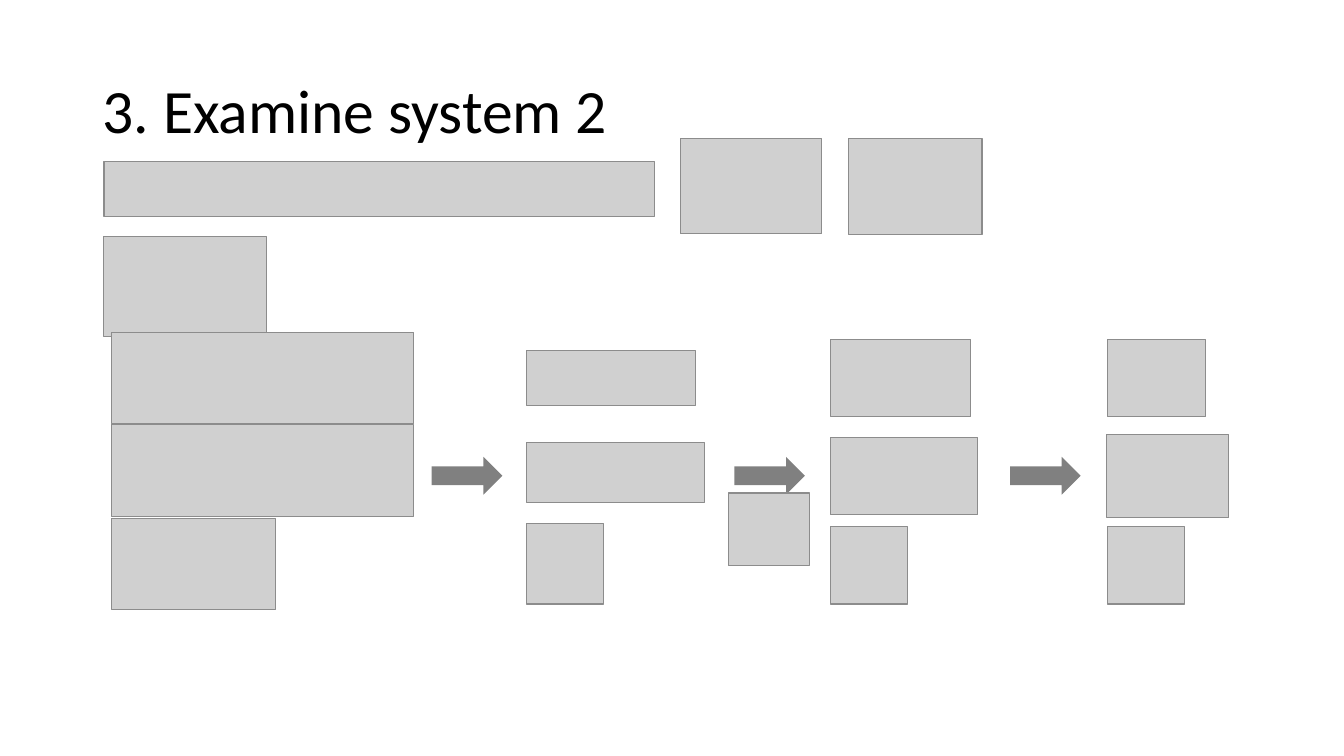
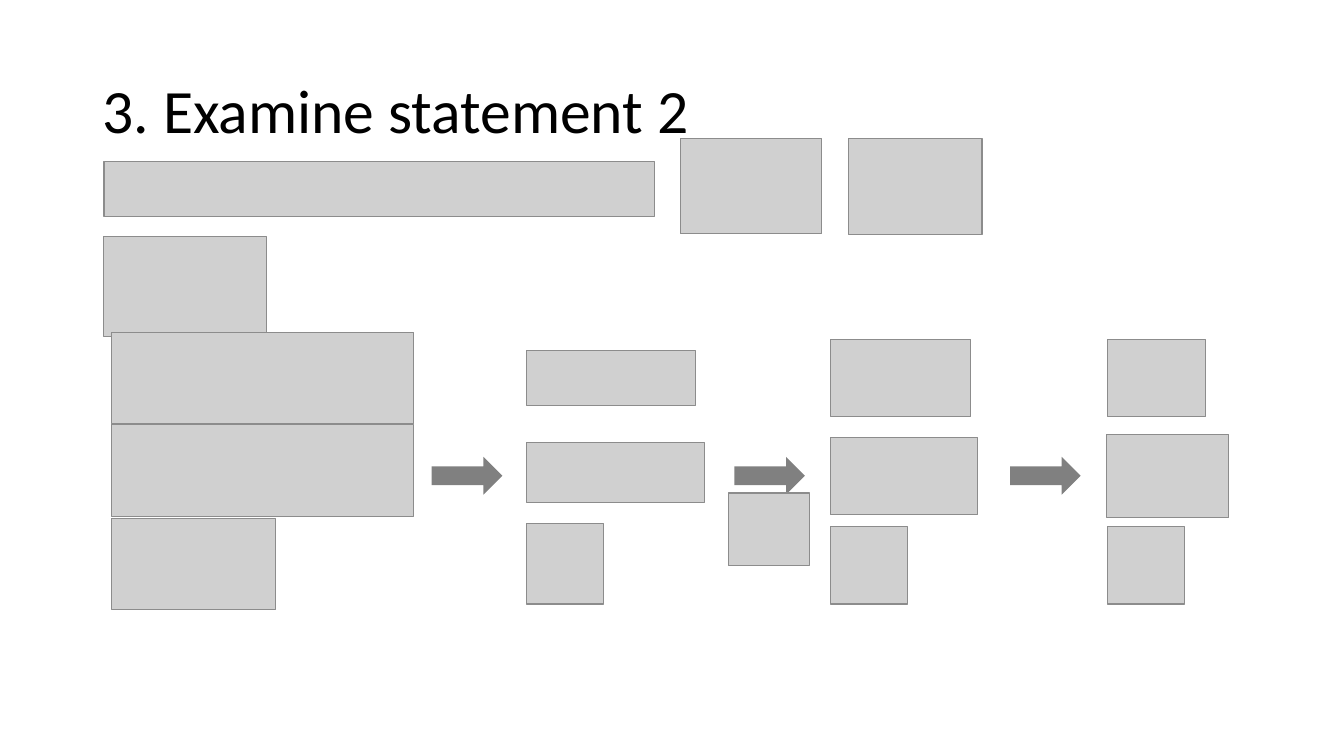
Before and after one commit to khanhnguyendata/duality, a slide deck: slide 22 of ppt/Duality.pptx. Drawn at 1344x756 pixels with LibreOffice and Linux fonts; fonts in the diff are those of the drawing; grey boxes stand for pictures. Boxes give left, top, right and bottom in pixels: in the first picture for what was removed or moved away, otherwise in the second. Text is boxed around its words. In the diff, an @@ line names an element or a change of style, - is before the commit and + after.

```diff
--- a/ppt/Duality.pptx
+++ b/ppt/Duality.pptx
@@ title at [102,90,688,148]: text changed @@
-3. Examine system 2
+3. Examine statement 2
```
Also in this commit, not shown: 7 other slides changed.
